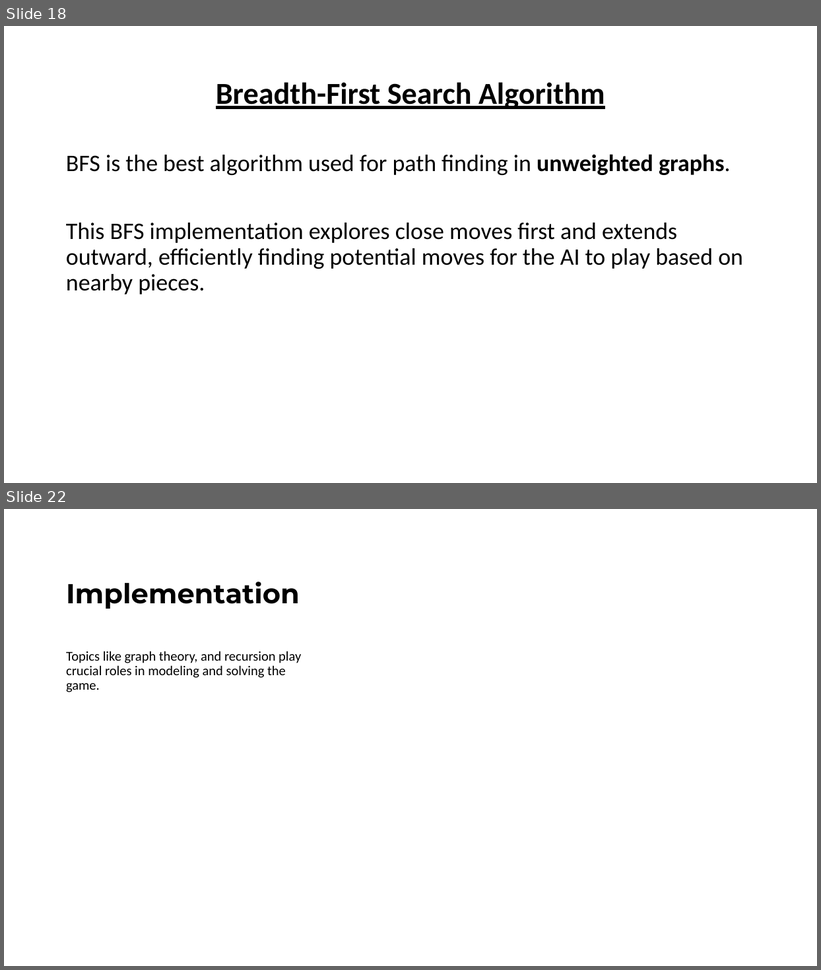
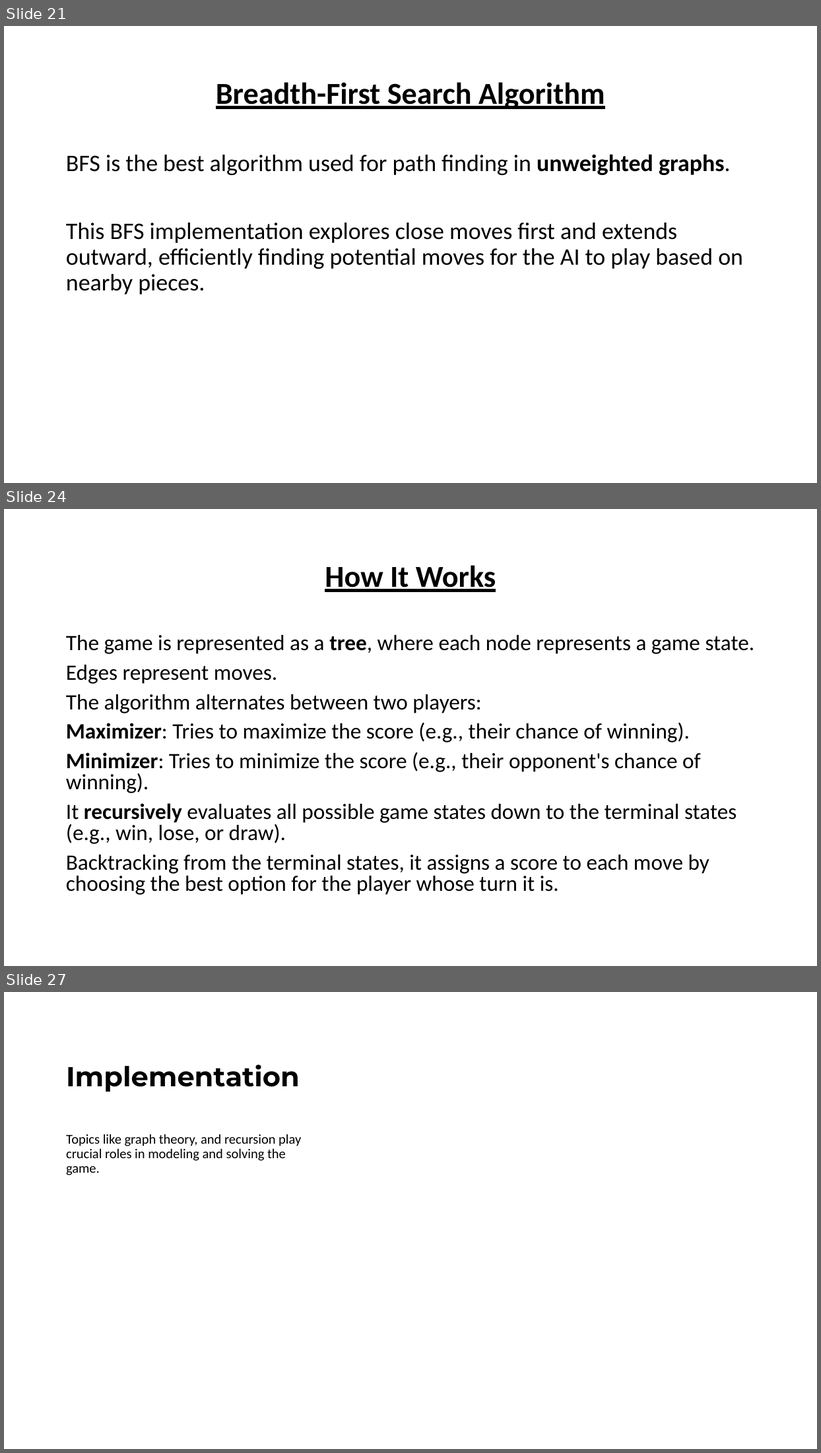
Before and after one commit to ibmbt/group5_graphtheory, a slide deck: group5_graphtheory.pptx. Shown one above the other, each under a label of ours: slides 18 and 22 before the commit, slides 21, 24 and 27 after it; the slides between them are not shown. The pictures are 821x970 and 821x1453 pixels, drawn with LibreOffice and Linux fonts; fonts in the diff are those of the drawing. Boxes give left, top, right and bottom in pixels: in the first picture for what was removed or moved away, otherwise in the second. Text is boxed around its words. In the diff, an @@ line names an element or a change of style, - is before the commit and + after.

```diff
--- a/group5_graphtheory.pptx
+++ b/group5_graphtheory.pptx
@@ slide 24 added at (4, 509, 817, 966), background #FFFFFF @@
@@ title added at (325, 565, 496, 592), 36 pt, text #000000, bold, underline @@
+How It Works
@@ text added at (66, 635, 755, 895), 25.9 pt, text #000000 @@
+The game is represented as a tree, where each node represents a game state.
+Edges represent moves.
+The algorithm alternates between two players:
+Maximizer: Tries to maximize the score (e.g., their chance of winning).
+Minimizer: Tries to minimize the score (e.g., their opponent's chance of winning).
+It recursively evaluates all possible game states down to the terminal states (e.g., win, lose, or draw).
+Backtracking from the terminal states, it assigns a score to each move by choosing the best option for the player whose turn it is.
@@ what was slide 18 is now slide 21 @@
@@ what was slide 22 is now slide 27 @@
```
Also in this commit, not shown: 4 other slides added, 4 other files.
